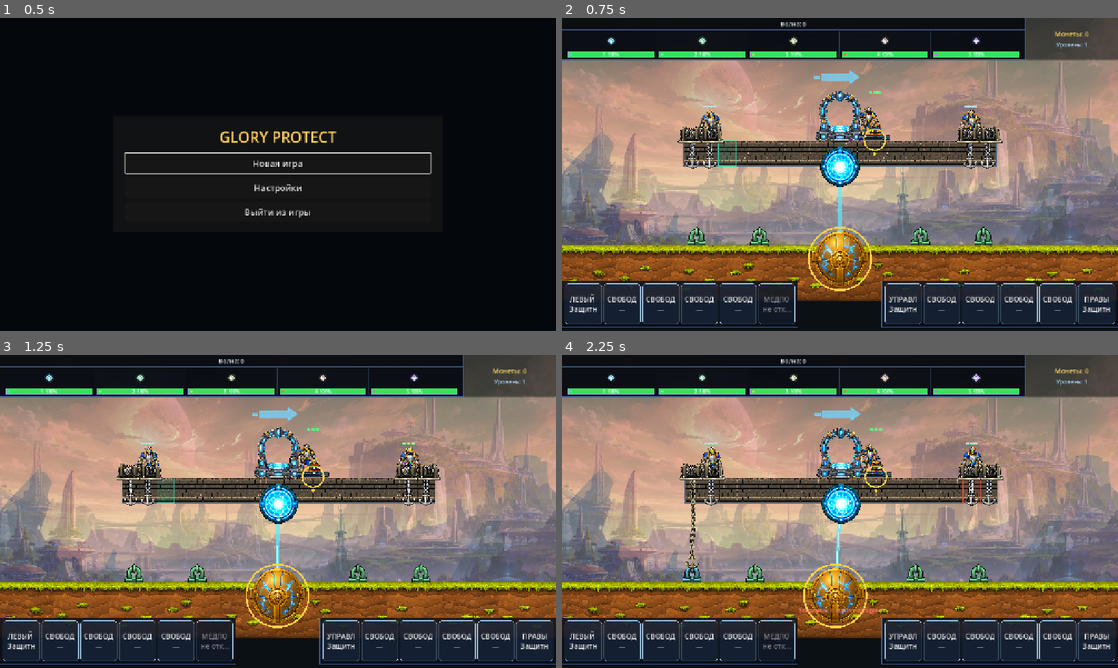
Above: before the commit, frames 1-4 (two rows, left to right).
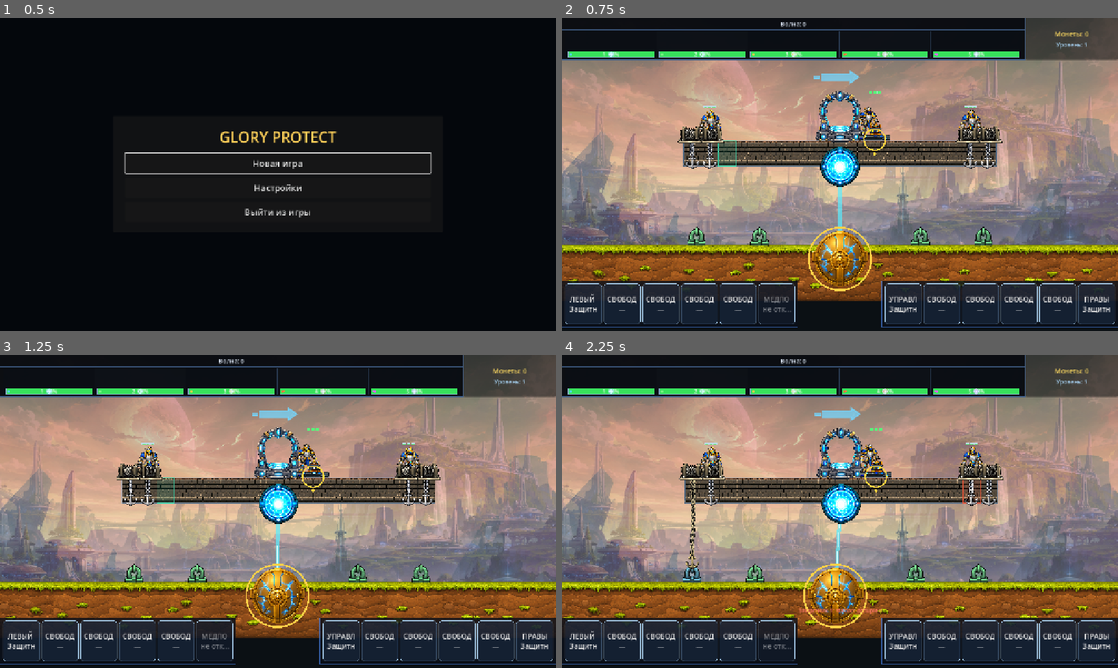
Above: after the commit, the same moments.

Repository: bageus/GloryProtect
Game: Godot game, scene res://scenes/app/app_shell.tscn
Two runs of this game, one before a commit and one after it. Both use one fixed random seed, a clock stepped at 60 frames per second and the inputs below.
Inputs (mouse positions are in pixels of both pictures, inside the frame that each line leads up to):
- Up to frame 1 (0.5 s): no input
- Up to frame 2 (0.75 s): click "Новая игра" at 0.5 s
- Up to frame 3 (1.25 s): no input
- Up to frame 4 (2.25 s): tap Enter (ui_accept) at 1.25, 1.52, 1.82 s; move the mouse to (962, 495) at 1.27 s; hold X (gp_assign_right_anchor) 1.28-2 s; hold 1 (gp_anchor_1) 1.28-2 s; click (962, 495) at 1.42 s; drag from (728, 527) to (812, 574) at 2.02 s

Frame 1 is identical in both runs. In frame 2, 0.3% of the frame differs, in the area x 8-76%, y 5-13%; in frame 3, 0.3%; in frame 4, 0.2%.

Commit message:
place minimap cores in shield bars

Diff:
--- a/scripts/ui/strategic_minimap.gd
+++ b/scripts/ui/strategic_minimap.gd
@@ -2,6 +2,7 @@
 extends Control
 
 const MAP_WIDTH_RATIO: float = 5.0 / 6.0
+const SHIELD_BAR_HEIGHT: float = 14.0
 
 @export_node_path("ShieldSystem") var shield_system_path: NodePath
 @export_node_path("StrategicWaveSystem") var wave_system_path: NodePath
@@ -88,7 +89,7 @@
 	var margin_x: float = 8.0
 	var lane_top: float = 30.0
 	var lane_bottom: float = size.y - 5.0
-	var shield_bar_height: float = 14.0
+	var shield_bar_height: float = SHIELD_BAR_HEIGHT
 	var shield_bar_y: float = lane_bottom - shield_bar_height
 	var lane_width: float = (
 		map_width - margin_x * 2.0
@@ -134,7 +135,7 @@
 	var margin_x: float = 8.0
 	var lane_top: float = 30.0
 	var lane_bottom: float = size.y - 5.0
-	var shield_bar_y: float = lane_bottom - 14.0
+	var shield_bar_y: float = lane_bottom - SHIELD_BAR_HEIGHT
 	var lane_width: float = (
 		_get_map_width() - margin_x * 2.0
 	) / float(section_count)
@@ -261,11 +262,11 @@
 func _draw_core_marker(section_id: int, marker_position: Vector2) -> void:
 	var section_color: Color = _shield.get_section_color(section_id)
 	var pulse: float = 0.82 + sin(_blink_elapsed * 2.4 + float(section_id)) * 0.08
-	var outer_radius: float = 7.5 * pulse
+	var outer_radius: float = 6.0 * pulse
 	draw_circle(
 		marker_position,
-		outer_radius + 4.0,
-		Color(section_color.r, section_color.g, section_color.b, 0.13)
+		outer_radius + 3.0,
+		Color(section_color.r, section_color.g, section_color.b, 0.18)
 	)
 	var diamond := PackedVector2Array([
 		marker_position + Vector2(0.0, -outer_radius),
@@ -275,12 +276,12 @@
 	])
 	draw_colored_polygon(
 		diamond,
-		Color(section_color.r, section_color.g, section_color.b, 0.78)
+		Color(section_color.r, section_color.g, section_color.b, 0.82)
 	)
 	var outline := diamond.duplicate()
 	outline.append(diamond[0])
 	draw_polyline(outline, Color(0.8, 0.95, 1.0, 0.88), 1.2, true)
-	draw_circle(marker_position, 2.6, Color(0.92, 1.0, 1.0, 0.92))
+	draw_circle(marker_position, 2.1, Color(0.92, 1.0, 1.0, 0.92))
 
 
 func _draw_energy_waves(
@@ -325,13 +326,13 @@
 func _get_core_marker_position(
 	section_id: int,
 	margin_x: float,
-	lane_top: float,
+	_lane_top: float,
 	shield_bar_y: float,
 	lane_width: float
 ) -> Vector2:
 	return Vector2(
 		margin_x + (float(section_id) + 0.5) * lane_width,
-		lerpf(lane_top, shield_bar_y, 0.48)
+		shield_bar_y + SHIELD_BAR_HEIGHT * 0.5
 	)
 
 
